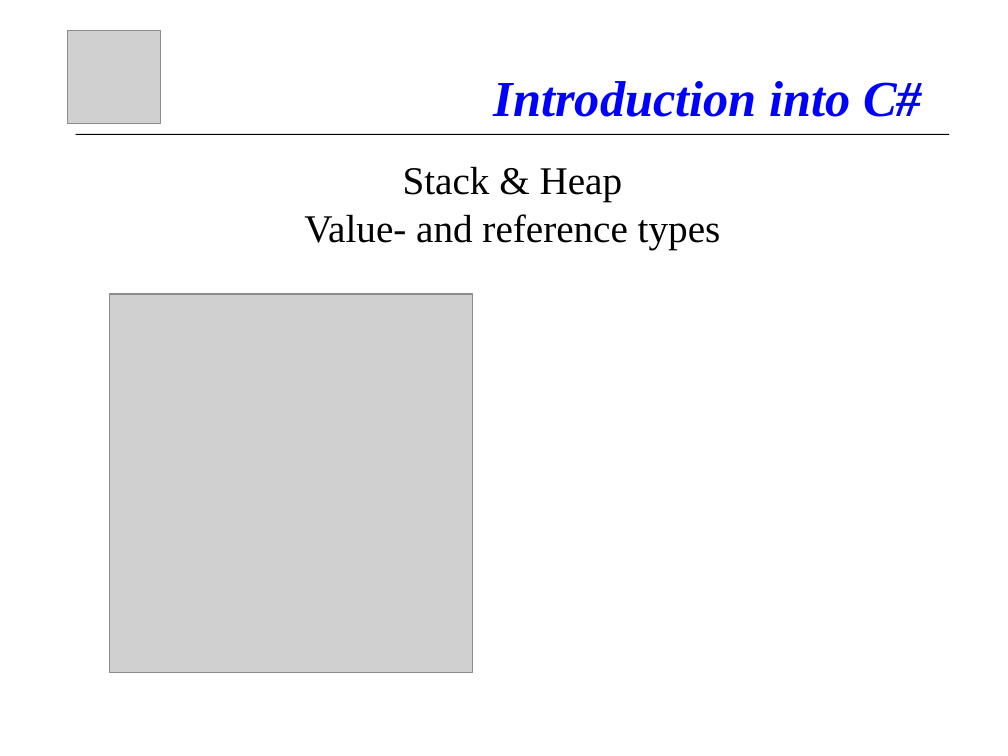
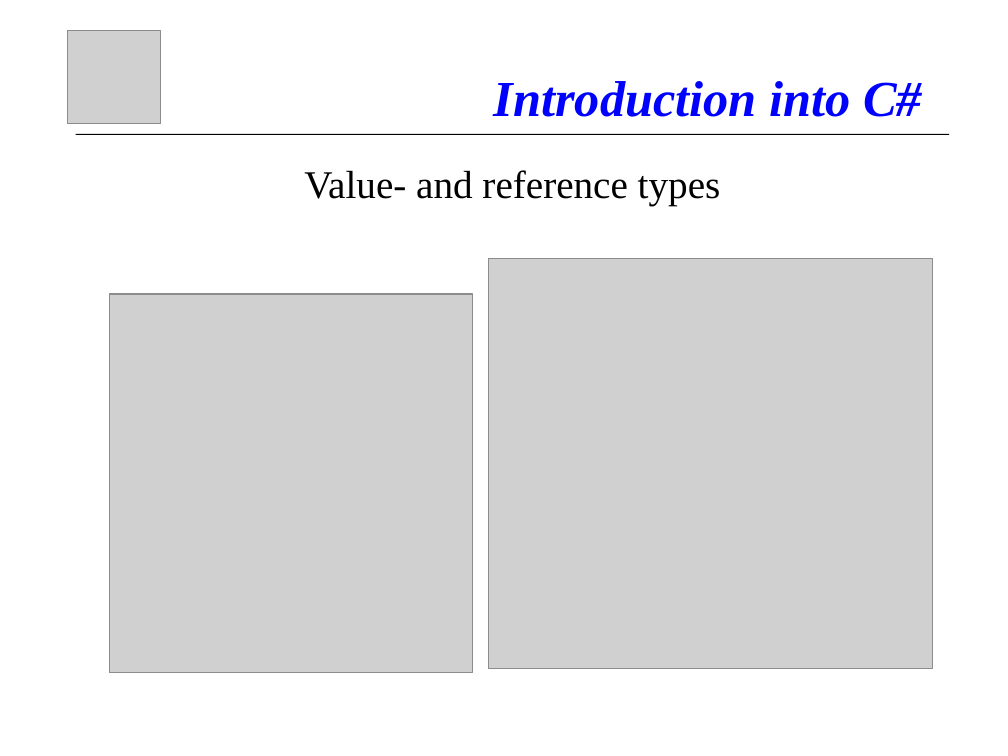
Before and after one commit to atillakati/fit_omicron_atilla, a slide deck: slide 28 of doc/C#_Kurs_en.ppt. Drawn at 1008x756 pixels with LibreOffice and Linux fonts; fonts in the diff are those of the drawing; grey boxes stand for pictures. Boxes give left, top, right and bottom in pixels: in the first picture for what was removed or moved away, otherwise in the second. Text is boxed around its words. In the diff, an @@ line names an element or a change of style, - is before the commit and + after.

```diff
--- a/doc/C#_Kurs_en.ppt
+++ b/doc/C#_Kurs_en.ppt
@@ text "Value- and reference types" at [304, 170, 721, 206]: line spacing 0.8 to 0.9 @@
@@ text at [403, 166, 623, 202]: paragraph removed @@
-Stack & Heap
@@ picture added at [489, 259, 932, 668] @@
```
Also in this commit, not shown: 9 other slides changed, 3 slides added, 2 slides removed, 4 other files.
